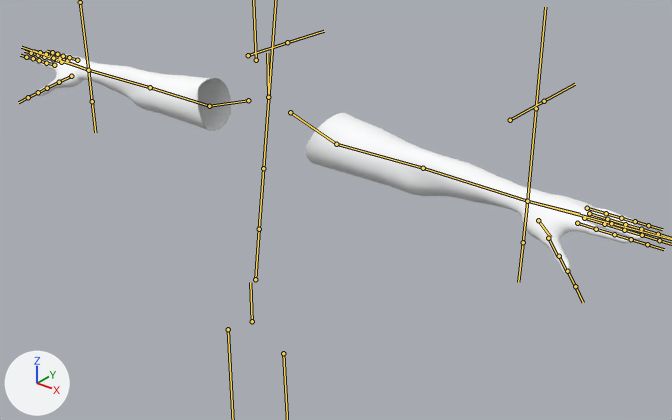
An edit to the FBX model care-up/Assets/FPArms/Female/FPArms_Female_LPR_LOD0_C.fbx, drawn before and after from the same camera.
Camera for both pictures: a 50 mm camera at (1.299, -1.319, 2.146) aimed at (0.222, 0.027, 1.311). Every picture has the same lights, and +X, +Y and +Z are marked at lower left. The bones that bend it are drawn over the model as lines.

The first picture shows 'FPArms_Female'.
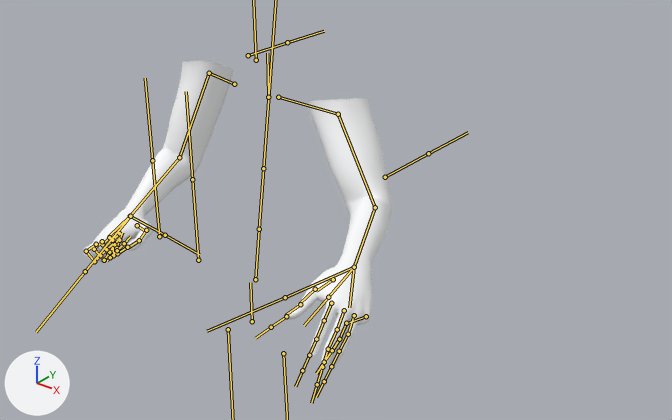
The newer file adds an action. The first version stands in its rest pose; the second is drawn at frame 217 of the action 'Armature|tableCleaning'.

Changed parts and their boxes [x1, y1, x2, y2] in the pictures (672 x 420 px):
'FPArms_Female', posed (49% narrower, 39% taller)
    before: [32, 54, 643, 275]
    after: [83, 61, 393, 368]
bone 'LeftShoulder', root to tip
    before: (290, 112) to (336, 144)
    after: (278, 97) to (338, 114)
bone 'LeftArm', root to tip
    before: (336, 144) to (423, 168)
    after: (338, 114) to (375, 207)
bone 'LeftForeArm', root to tip
    before: (423, 168) to (527, 201)
    after: (375, 207) to (354, 267)
bone 'LeftHand', root to tip
    before: (527, 201) to (579, 214)
    after: (354, 267) to (349, 307)
bone 'LeftHandThumb1', root to tip
    before: (538, 220) to (551, 237)
    after: (333, 279) to (316, 291)
bone 'LeftHandThumb2', root to tip
    before: (548, 238) to (557, 256)
    after: (315, 289) to (299, 303)
bone 'LeftHandIndex1', root to tip
    before: (577, 223) to (596, 229)
    after: (331, 303) to (324, 320)
bone 'LeftHandIndex2', root to tip
    before: (596, 229) to (614, 234)
    after: (324, 320) to (316, 339)
bone 'LeftHandMiddle1', root to tip
    before: (584, 218) to (604, 224)
    after: (344, 310) to (337, 329)
bone 'LeftHandMiddle2', root to tip
    before: (604, 224) to (624, 230)
    after: (337, 329) to (328, 349)
bone 'LeftHandRing1', root to tip
    before: (589, 213) to (607, 219)
    after: (354, 315) to (348, 334)
bone 'LeftHandRing2', root to tip
    before: (607, 219) to (625, 224)
    after: (348, 334) to (339, 351)
bone 'LeftHandPinky1', root to tip
    before: (587, 208) to (606, 213)
    after: (366, 316) to (346, 323)
bone 'LeftHandPinky2', root to tip
    before: (606, 213) to (621, 218)
    after: (346, 323) to (339, 339)
bone 'RightShoulder', root to tip
    before: (248, 100) to (209, 106)
    after: (234, 84) to (209, 73)
bone 'RightArm', root to tip
    before: (209, 106) to (150, 87)
    after: (209, 73) to (179, 157)
bone 'RightForeArm', root to tip
    before: (150, 87) to (88, 70)
    after: (179, 157) to (130, 216)
bone 'RightHand', root to tip
    before: (88, 70) to (67, 62)
    after: (130, 216) to (108, 236)
bone 'RightHandThumb1', root to tip
    before: (71, 76) to (60, 81)
    after: (137, 225) to (145, 231)
bone 'RightHandThumb2', root to tip
    before: (59, 82) to (47, 88)
    after: (146, 230) to (139, 240)
bone 'RightHandThumb3', root to tip
    before: (47, 88) to (37, 93)
    after: (139, 240) to (129, 247)
bone 'RightHandIndex2', root to tip
    before: (46, 63) to (39, 60)
    after: (112, 240) to (113, 255)
bone 'RightHandIndex3', root to tip
    before: (39, 60) to (32, 58)
    after: (113, 255) to (116, 248)
bone 'RightHandMiddle2', root to tip
    before: (53, 59) to (44, 57)
    after: (102, 244) to (110, 257)
bone 'RightHandMiddle3', root to tip
    before: (44, 57) to (38, 55)
    after: (110, 257) to (117, 250)
bone 'RightHandRing2', root to tip
    before: (60, 58) to (52, 56)
    after: (94, 249) to (104, 260)
bone 'RightHandRing3', root to tip
    before: (52, 56) to (46, 54)
    after: (104, 260) to (109, 252)
bone 'RightHandPinky2', root to tip
    before: (69, 57) to (63, 56)
    after: (86, 251) to (94, 261)
bone 'RightHandPinky3', root to tip
    before: (63, 56) to (57, 54)
    after: (94, 261) to (100, 255)

What the commit changed:
Bone 'LeftShoulder' (bone_leftshoulder) moves from (0.0, 0.0, 0.0) to (-0.045, -0.012, -0.036).
Bone 'LeftShoulder' (bone_leftshoulder) turns from (0, 0, 0) to (-10, 3, -19) degrees about its own x, y and z.
Bone 'LeftArm' (bone_leftarm) turns from (0, 0, 0) to (56, -15, 25) degrees about its own x, y and z.
Bone 'LeftForeArm' (bone_leftforearm) turns from (0, 0, 0) to (-17, 2, 52) degrees about its own x, y and z.
Bone 'LeftHand' (bone_lefthand) turns from (0, 0, 0) to (8, 2, -5) degrees about its own x, y and z.
Bone 'LeftHandThumb1' (bone_lefthandthumb1) turns from (0, 0, 0) to (-8, -3, 6) degrees about its own x, y and z.
Bone 'LeftHandThumb2' (bone_lefthandthumb2) turns from (0, 0, 0) to (11, 2, -16) degrees about its own x, y and z.
Bone 'LeftHandIndex1' (bone_lefthandindex1) turns from (0, 0, 0) to (24, 17, 8) degrees about its own x, y and z.
Bone 'LeftHandIndex2' (bone_lefthandindex2) turns from (0, 0, 0) to (19, 1, 0) degrees about its own x, y and z.
Bone 'LeftHandMiddle1' (bone_lefthandmiddle1) turns from (0, 0, 0) to (21, 5, 0) degrees about its own x, y and z.
Bone 'LeftHandMiddle2' (bone_lefthandmiddle2) turns from (0, 0, 0) to (22, -2, -1) degrees about its own x, y and z.
Bone 'LeftHandRing1' (bone_lefthandring1) turns from (0, 0, 0) to (26, -8, -9) degrees about its own x, y and z.
Bone 'LeftHandRing2' (bone_lefthandring2) turns from (0, 0, 0) to (25, 1, -4) degrees about its own x, y and z.
Bone 'LeftHandPinky1' (bone_lefthandpinky1) turns from (0, 0, 0) to (35, -26, 36) degrees about its own x, y and z.
Bone 'LeftHandPinky2' (bone_lefthandpinky2) turns from (0, 0, 0) to (3, -21, -49) degrees about its own x, y and z.
Bone 'RightShoulder' (bone_rightshoulder) moves from (0.0, 0.0, 0.0) to (0.045, -0.013, -0.039).
Bone 'RightShoulder' (bone_rightshoulder) turns from (0, 0, 0) to (69, 106, 86) degrees about its own x, y and z.
Bone 'RightArm' (bone_rightarm) turns from (0, 0, 0) to (-18, -152, 96) degrees about its own x, y and z.
Bone 'RightForeArm' (bone_rightforearm) turns from (0, 0, 0) to (3, 0, -60) degrees about its own x, y and z.
Bone 'RightHand' (bone_righthand) turns from (0, 0, 0) to (-1, -34, -20) degrees about its own x, y and z.
Bone 'RightHandThumb1' (bone_righthandthumb1) turns from (0, 0, 0) to (-9, -15, -16) degrees about its own x, y and z.
Bone 'RightHandThumb2' (bone_righthandthumb2) turns from (0, 0, 0) to (2, -6, 55) degrees about its own x, y and z.
Bone 'RightHandThumb3' (bone_righthandthumb3) turns from (0, 0, 0) to (-6, 0, 24) degrees about its own x, y and z.
Bone 'RightHandIndex2' (bone_righthandindex2) turns from (0, 0, 0) to (85, -15, -7) degrees about its own x, y and z.
Bone 'RightHandIndex3' (bone_righthandindex3) turns from (0, 0, 0) to (109, -6, 12) degrees about its own x, y and z.
Bone 'RightHandMiddle2' (bone_righthandmiddle2) turns from (0, 0, 0) to (107, -16, -1) degrees about its own x, y and z.
Bone 'RightHandMiddle3' (bone_righthandmiddle3) turns from (0, 0, 0) to (78, 10, 0) degrees about its own x, y and z.
Bone 'RightHandRing2' (bone_righthandring2) turns from (0, 0, 0) to (108, -7, 2) degrees about its own x, y and z.
Bone 'RightHandRing3' (bone_righthandring3) turns from (0, 0, 0) to (81, -5, -18) degrees about its own x, y and z.
Bone 'RightHandPinky2' (bone_righthandpinky2) turns from (0, 0, 0) to (98, -1, 1) degrees about its own x, y and z.
Bone 'RightHandPinky3' (bone_righthandpinky3) turns from (0, 0, 0) to (88, 0, -4) degrees about its own x, y and z.
